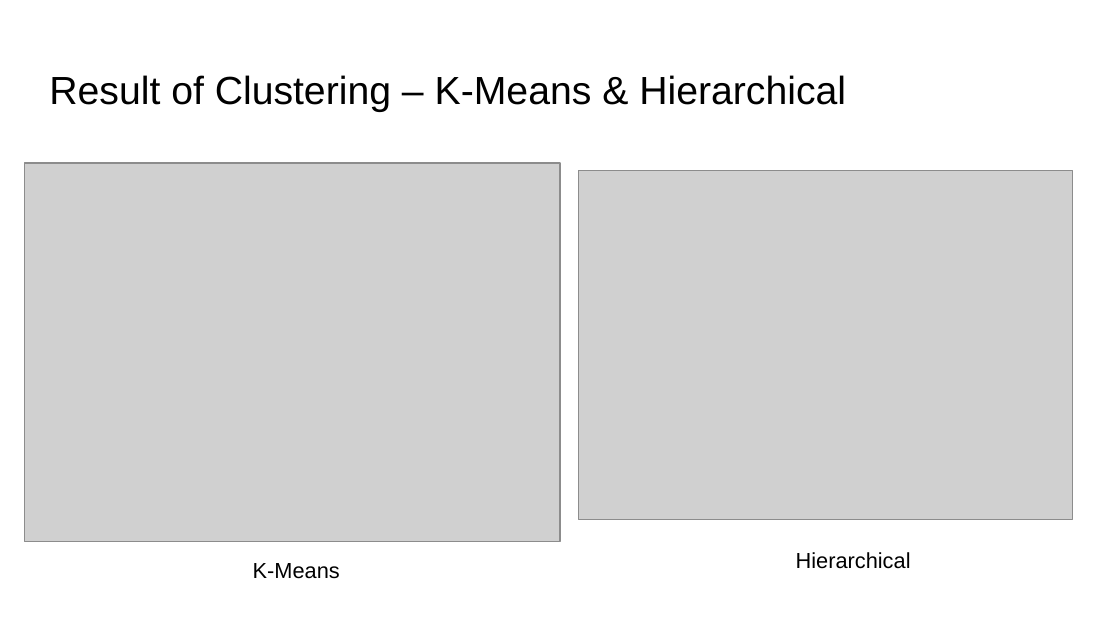
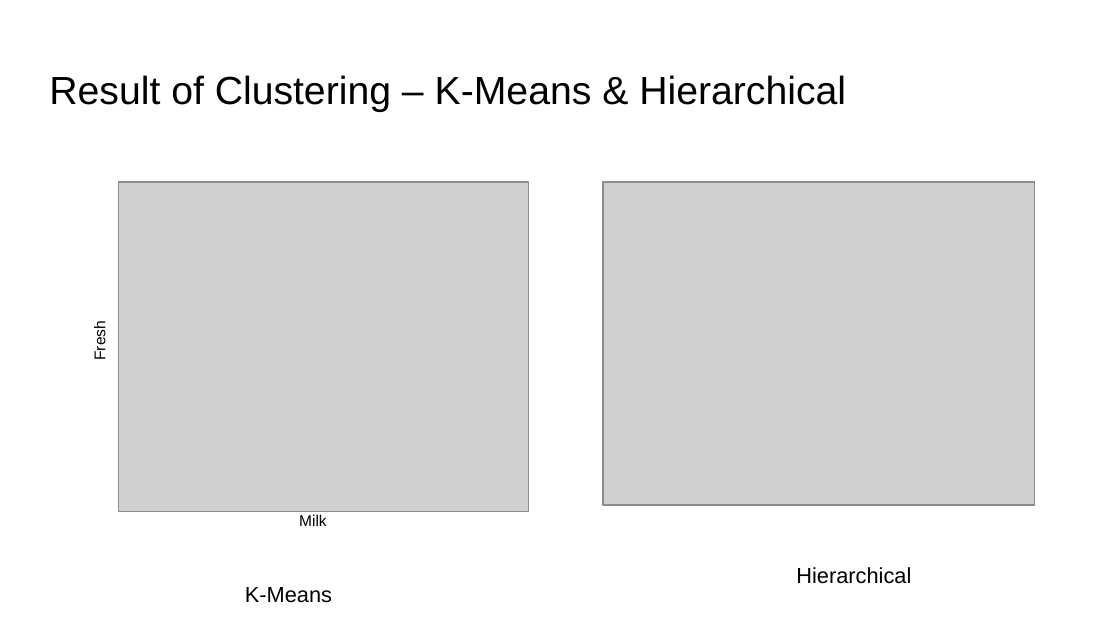
Before and after one commit to AbiAfolabi/ml-project-unsupervised-learning, a slide deck: slide 10 of ML UnsupervisedLearning_AfolabiAbimbola.pptx (slide 9 before the commit). Drawn at 1120x630 pixels with LibreOffice and Linux fonts; fonts in the diff are those of the drawing; grey boxes stand for pictures. Boxes give left, top, right and bottom in pixels: in the first picture for what was removed or moved away, otherwise in the second. Text is boxed around its words. In the diff, an @@ line names an element or a change of style, - is before the commit and + after.

```diff
--- a/ML UnsupervisedLearning_AfolabiAbimbola.pptx
+++ b/ML UnsupervisedLearning_AfolabiAbimbola.pptx
@@ picture: place and size @@
-picture at (25,164,560,542)
+picture at (118,181,528,511)
@@ picture: place and size @@
-picture at (578,170,1072,519)
+picture at (603,181,1035,504)
@@ text added at (91,325,108,359), 10 pt, text #000000 @@
+Fresh
@@ text added at (299,514,327,526), 10 pt, text #000000 @@
+Milk
@@ text "Hierarchical": place and size @@
-text "Hierarchical" at (796,552,911,569)
+text "Hierarchical" at (796,567,911,584)
@@ text "K-Means": place and size @@
-text "K-Means" at (253,563,340,579)
+text "K-Means" at (245,587,332,603)
```
Also in this commit, not shown: 1 other slide changed, 2 slides added, 3 other files.
